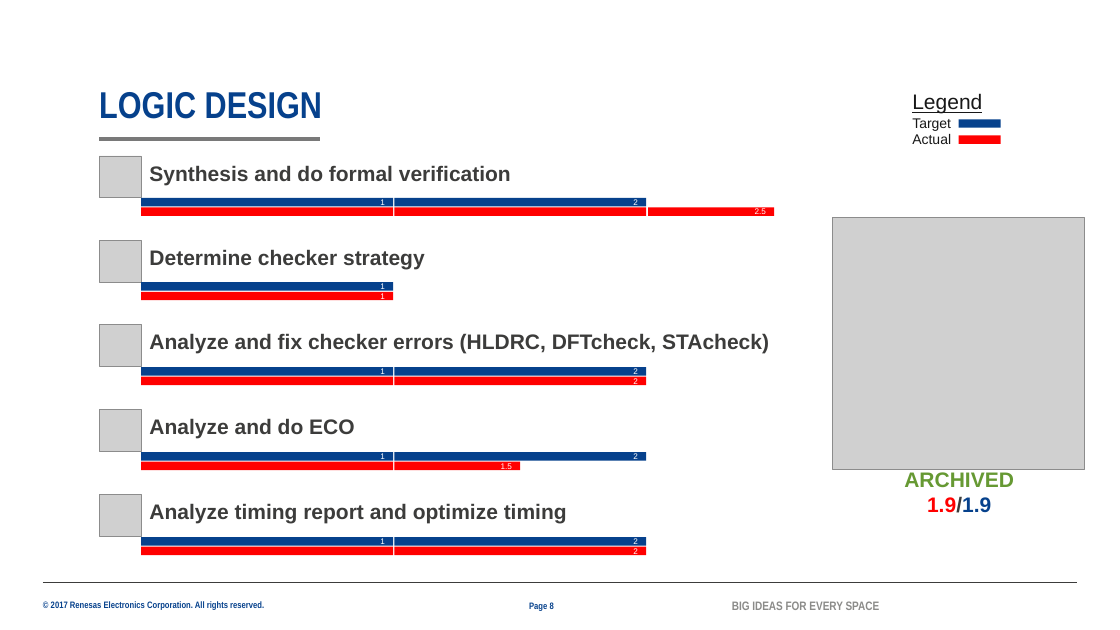
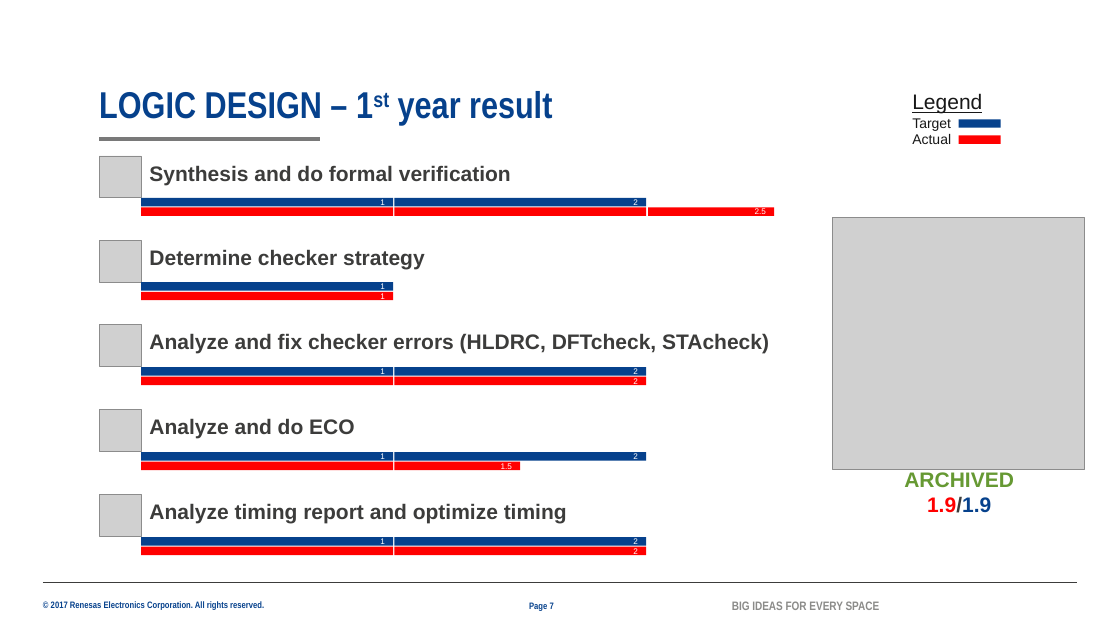
Before and after one commit to lesyhau/bridge, a slide deck: slide 7 of mms.pptx (slide 8 before the commit). Drawn at 1120x630 pixels with LibreOffice and Linux fonts; fonts in the diff are those of the drawing; grey boxes stand for pictures; background and template pictures are left out. Boxes give left, top, right and bottom in pixels: in the first picture for what was removed or moved away, otherwise in the second. Text is boxed around its words. In the diff, an @@ line names an element or a change of style, - is before the commit and + after.

```diff
--- a/mms.pptx
+++ b/mms.pptx
@@ title at box(99, 91, 552, 125): text changed @@
-LOGIC DESIGN
+LOGIC DESIGN – 1st year result
@@ page number at box(529, 602, 554, 611): text changed @@
-Page 8
+Page 7
```
Also in this commit, not shown: 8 other slides changed, 4 slides added, 2 slides removed.
